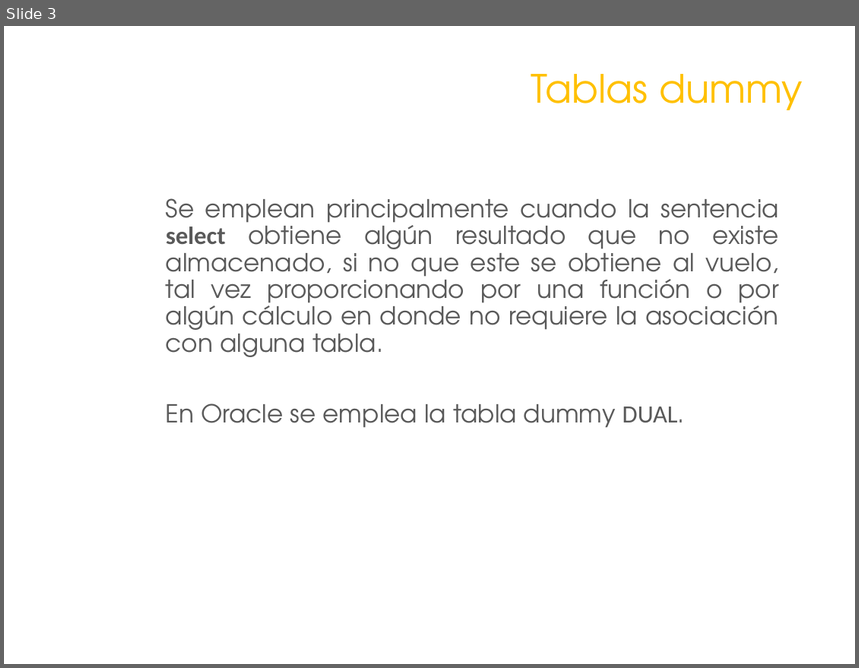
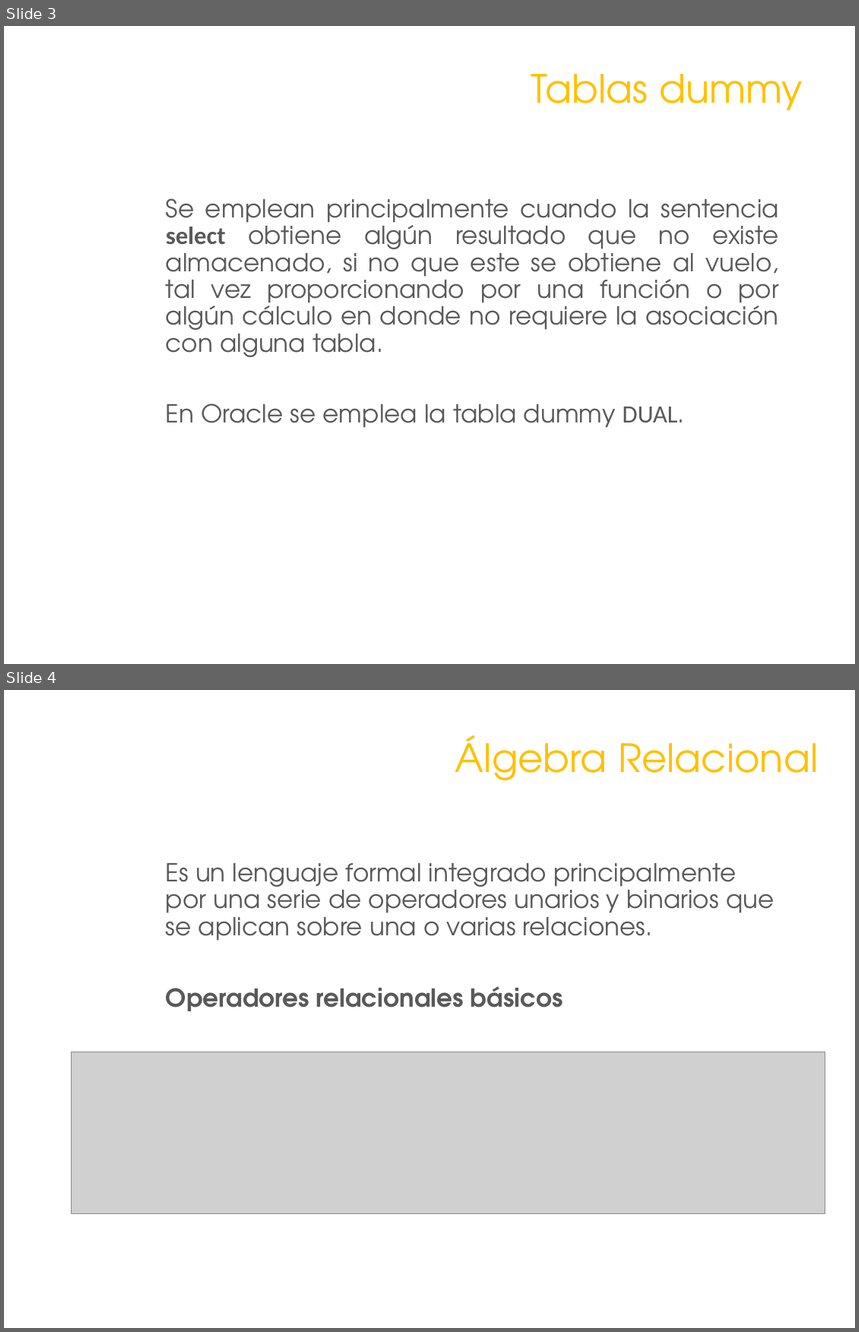
Before and after one commit to galigaribaldi/CursoSQL, a slide deck: SQL1/Martes/DQL.pptx. Shown one above the other, each under a label of ours: slide 3 before the commit, slides 3 and 4 after it. The pictures are 859x668 and 859x1332 pixels, drawn with LibreOffice and Linux fonts; fonts in the diff are those of the drawing; grey boxes stand for pictures; background and template pictures are left out. Boxes give left, top, right and bottom in pixels: in the first picture for what was removed or moved away, otherwise in the second. Text is boxed around its words. In the diff, an @@ line names an element or a change of style, - is before the commit and + after.

```diff
--- a/SQL1/Martes/DQL.pptx
+++ b/SQL1/Martes/DQL.pptx
@@ slide 4 added at <box>4,690,855,1328</box>, background picture (left out) @@
@@ title added at <box>455,735,818,780</box>, 33 pt, text #FFC000 @@
+Álgebra Relacional
@@ text added at <box>166,863,775,1011</box>, 21 pt, text #595959 @@
+Es un lenguaje formal integrado principalmente por una serie de operadores unarios y binarios que se aplican sobre una o varias relaciones.
+Operadores relacionales básicos
@@ picture added at <box>71,1053,825,1214</box> @@
```
Also in this commit, not shown: 4 other slides added, 1 slide removed, 1 other file.
